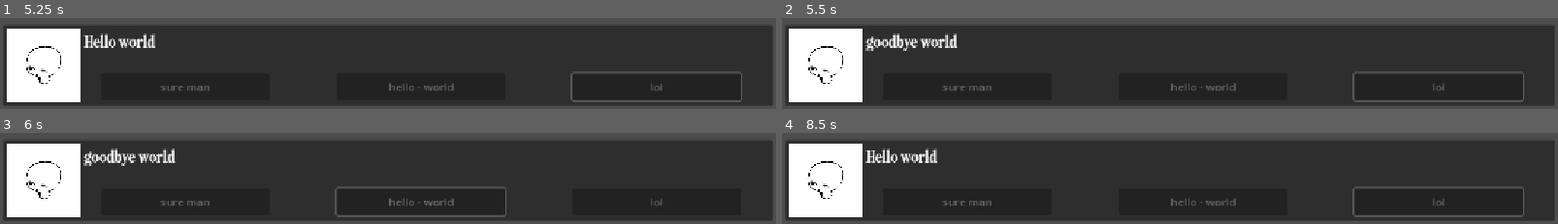
Above: before the commit, frames 1-4 (two rows, left to right).
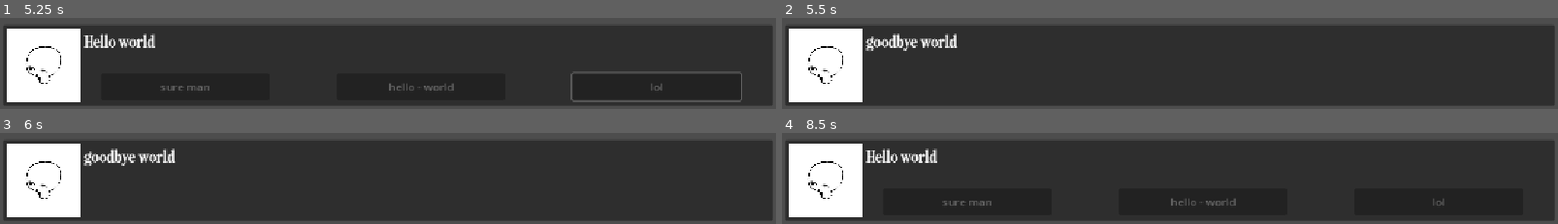
Above: after the commit, the same moments.

Repository: rffhtan/dialogue-charactercustomizer
Game: Godot game, scene res://dialogue.tscn
Same seed, same stepped clock (60 frames per second), same inputs: the game is played once before the commit and once after it.
Inputs (mouse positions are in pixels of both pictures, inside the frame that each line leads up to):
- Up to frame 1 (5.25 s): tap Enter (ui_accept) at 0.5, 0.77, 3.5, 3.77, 4.25, 5 s; move the mouse to (outside the picture) at 0.52 s; hold Right 0.53-1.25 s; tap Alt at 0.6 s; click (outside the picture) at 0.67 s; click "sure man" at 1.25 s; click "hello - world" at 2 s; click "lol" at 2.75 s; move the mouse to (426, 49) at 3.52 s; hold Down 3.53-4.28 s; tap Shift at 3.6 s; click (426, 49) at 3.67 s; move the mouse to (outside the picture) at 4.27 s; hold Right 4.28-5.03 s; hold 1 4.28-5.03 s; move the mouse to (outside the picture) at 5.02 s; hold Up from 5.03 s (still down); tap 2 at 5.1 s; click (outside the picture) at 5.17 s
- Up to frame 2 (5.5 s): keep holding Up; tap Enter (ui_accept) at 5.27 s
- Up to frame 3 (6 s): tap Enter (ui_accept) at 5.75 s; move the mouse to (outside the picture) at 5.77 s; release Up at 5.78 s; hold Left from 5.78 s (still down); hold 3 from 5.78 s (still down)
- Up to frame 4 (8.5 s): tap Enter (ui_accept) at 6.02, 6.5, 6.77, 8.27 s; move the mouse to (outside the picture) at 6.52 s; release 3 at 6.53 s; tap Alt at 6.6 s; move the mouse to (outside the picture) at 7.27 s; release Left at 7.28 s; hold Down 7.28-8.03 s; tap Shift at 7.35 s; click (outside the picture) at 7.42 s; move the mouse to (outside the picture) at 8.02 s; hold Right from 8.03 s (still down); tap 1 at 8.1 s

Frame 1 is identical in both runs. In frame 2, 1.4% of the frame differs, in the area x 20-96%, y 58-93%; in frame 3, 1.4%, in the area x 20-86%, y 58-93%; in frame 4, 1.0%.

Commit message:
fixed bug
when the dialogue id was too big and it didn't have options for it, it'd crash, now it just doesn't show options

Diff:
--- a/basic-dialogue-engine-+-character-customization/option.gd
+++ b/basic-dialogue-engine-+-character-customization/option.gd
@@ -8,7 +8,12 @@
 
 func _options():
 	var button = Button.new()
-	set_text(((manager.o[1])[0]))
+
+	if not manager.o.size() < dialogueid.dialogueid :
+		show()
+		set_text(((manager.o[dialogueid.dialogueid])[0]))
+	else :
+		hide()
 
 # Called every frame. 'delta' is the elapsed time since the previous frame.
 func _process(delta: float) -> void:
--- a/basic-dialogue-engine-+-character-customization/option_2.gd
+++ b/basic-dialogue-engine-+-character-customization/option_2.gd
@@ -8,7 +8,11 @@
 
 func _options():
 	var button = Button.new()
-	set_text(((manager.o[1])[1]))
+	if not manager.o.size() < dialogueid.dialogueid :
+		show()
+		set_text(((manager.o[dialogueid.dialogueid])[1]))
+	else :
+		hide()
 
 # Called every frame. 'delta' is the elapsed time since the previous frame.
 func _process(delta: float) -> void:
--- a/basic-dialogue-engine-+-character-customization/option_3.gd
+++ b/basic-dialogue-engine-+-character-customization/option_3.gd
@@ -8,7 +8,11 @@
 
 func _options():
 	var button = Button.new()
-	set_text(((manager.o[1])[2]))
+	if not manager.o.size() < dialogueid.dialogueid :
+		show()
+		set_text(((manager.o[dialogueid.dialogueid])[2]))
+	else:
+		hide()
 
 # Called every frame. 'delta' is the elapsed time since the previous frame.
 func _process(delta: float) -> void:
